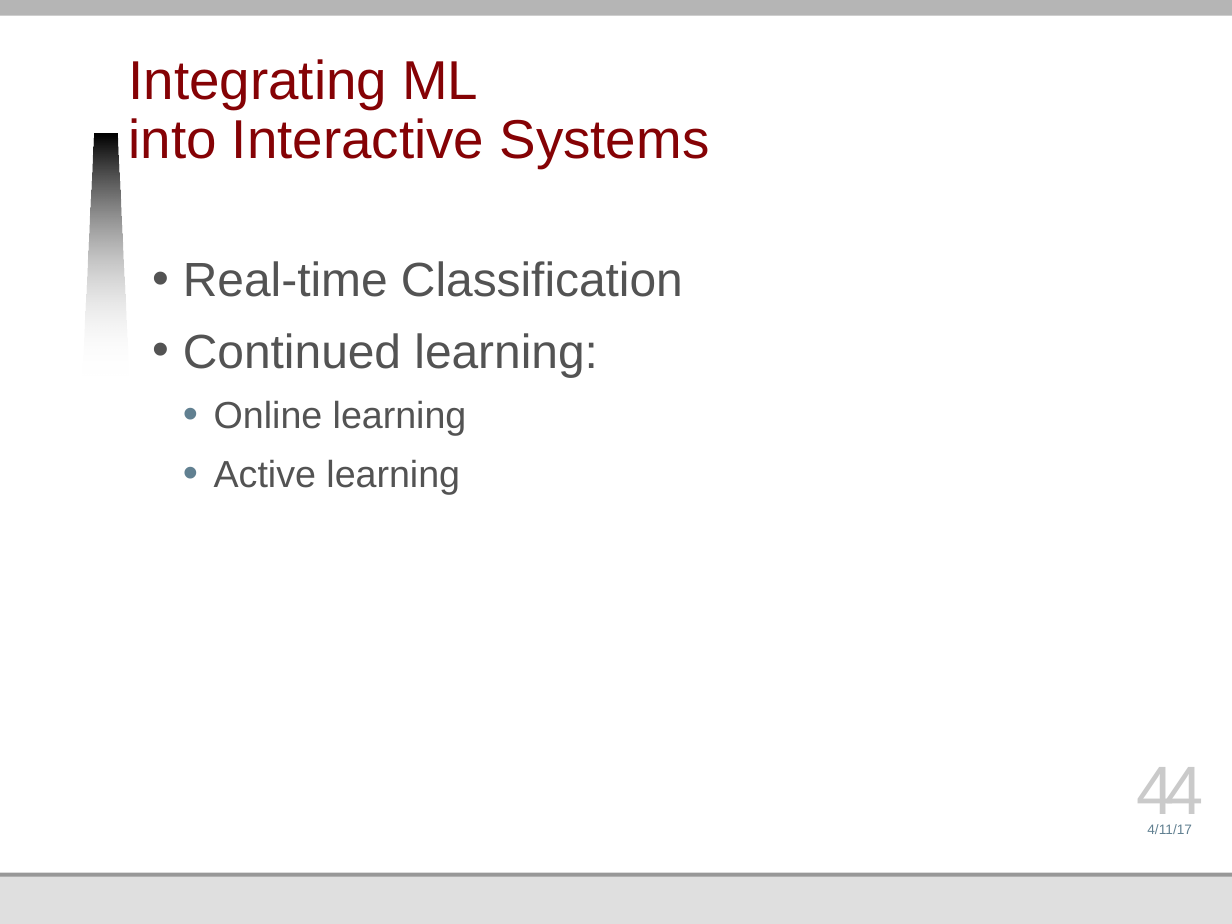
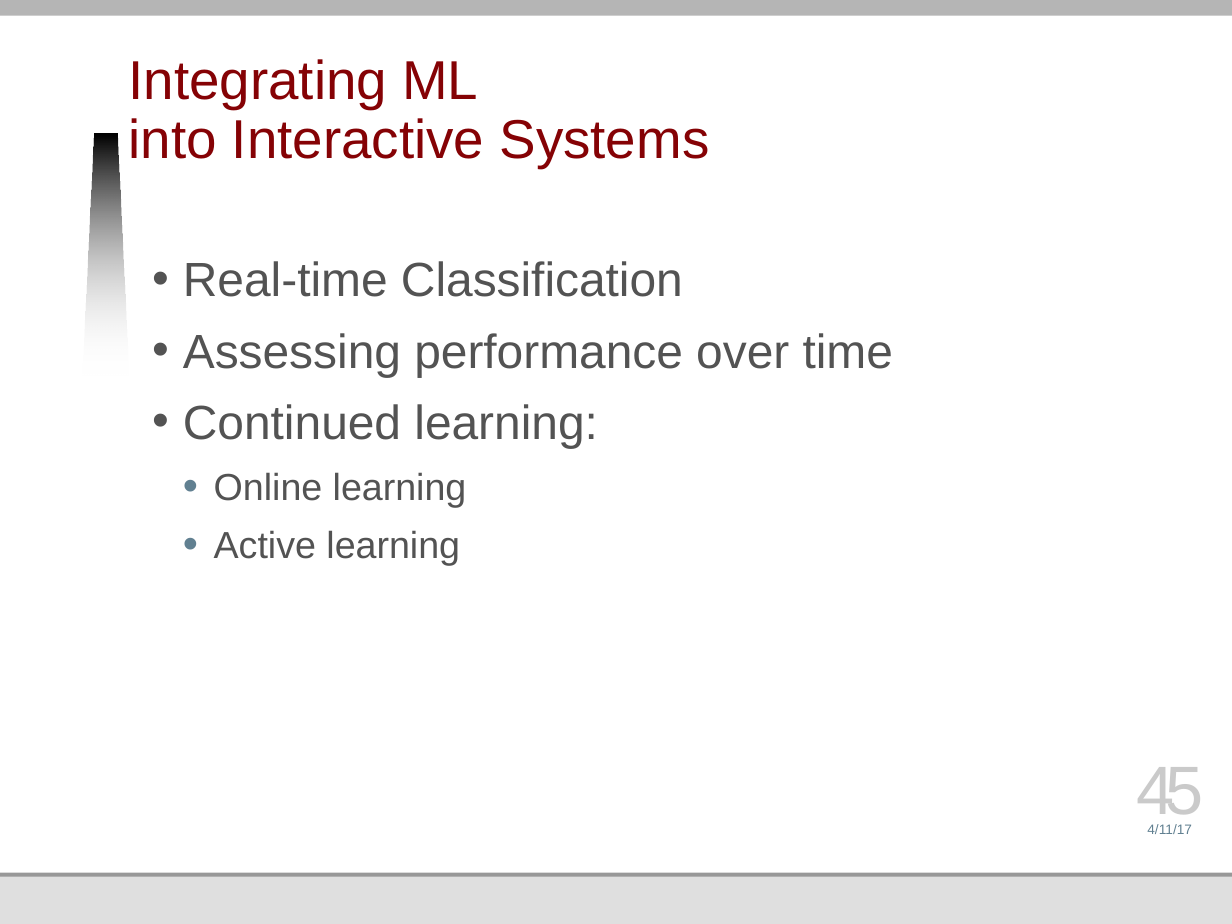
Before and after one commit to jmankoff/data, a slide deck: slide 45 of Lectures/19 Machine Learning IV Integrating ML .pptx (slide 44 before the commit). Drawn at 1232x924 pixels with LibreOffice and Linux fonts; fonts in the diff are those of the drawing; background and template pictures are left out. Boxes give left, top, right and bottom in pixels: in the first picture for what was removed or moved away, otherwise in the second. Text is boxed around its words. In the diff, an @@ line names an element or a change of style, - is before the commit and + after.

Commit message:
Modified ML 4 slides.

```diff
--- a/Lectures/19 Machine Learning IV Integrating ML .pptx
+++ b/Lectures/19 Machine Learning IV Integrating ML .pptx
@@ text at [183,333,893,377]: paragraph added @@
+• Assessing performance over time
@@ page number at [1136,767,1204,827]: text changed @@
-44
+45
```
Also in this commit, not shown: 2 slides added.
